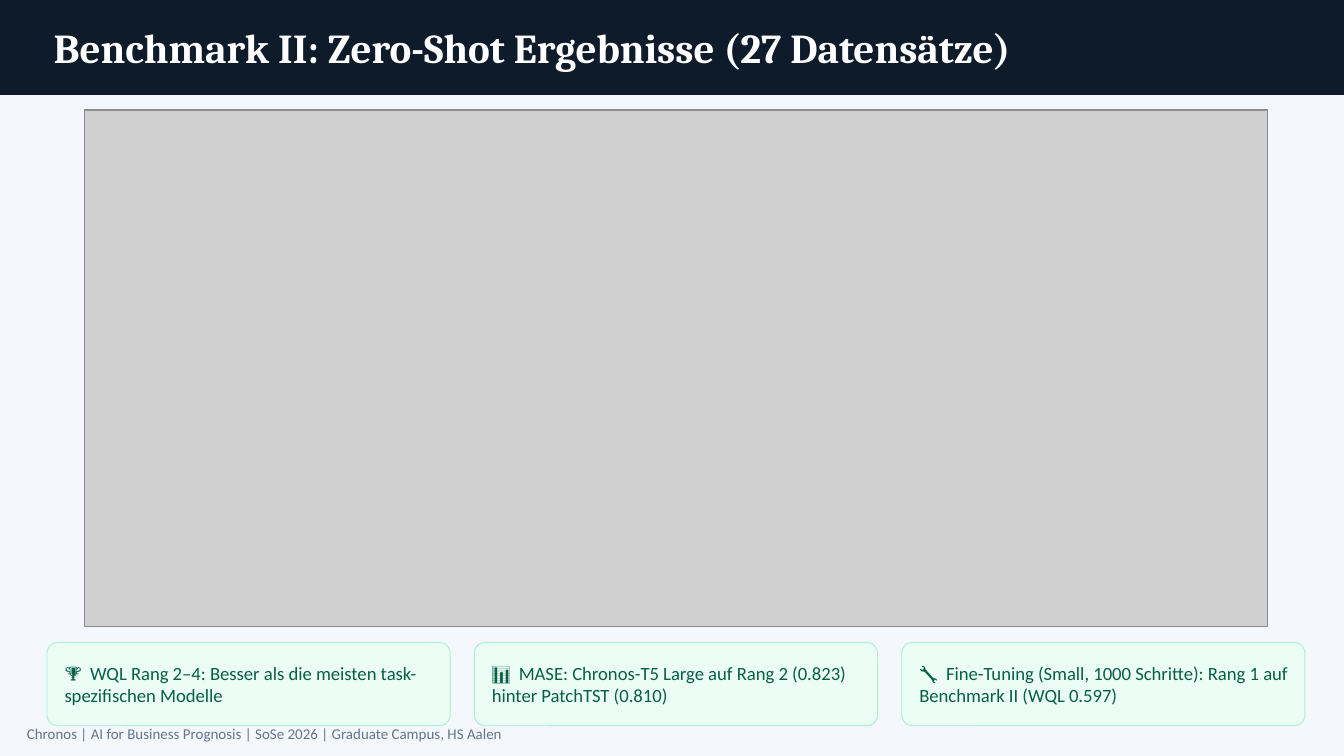
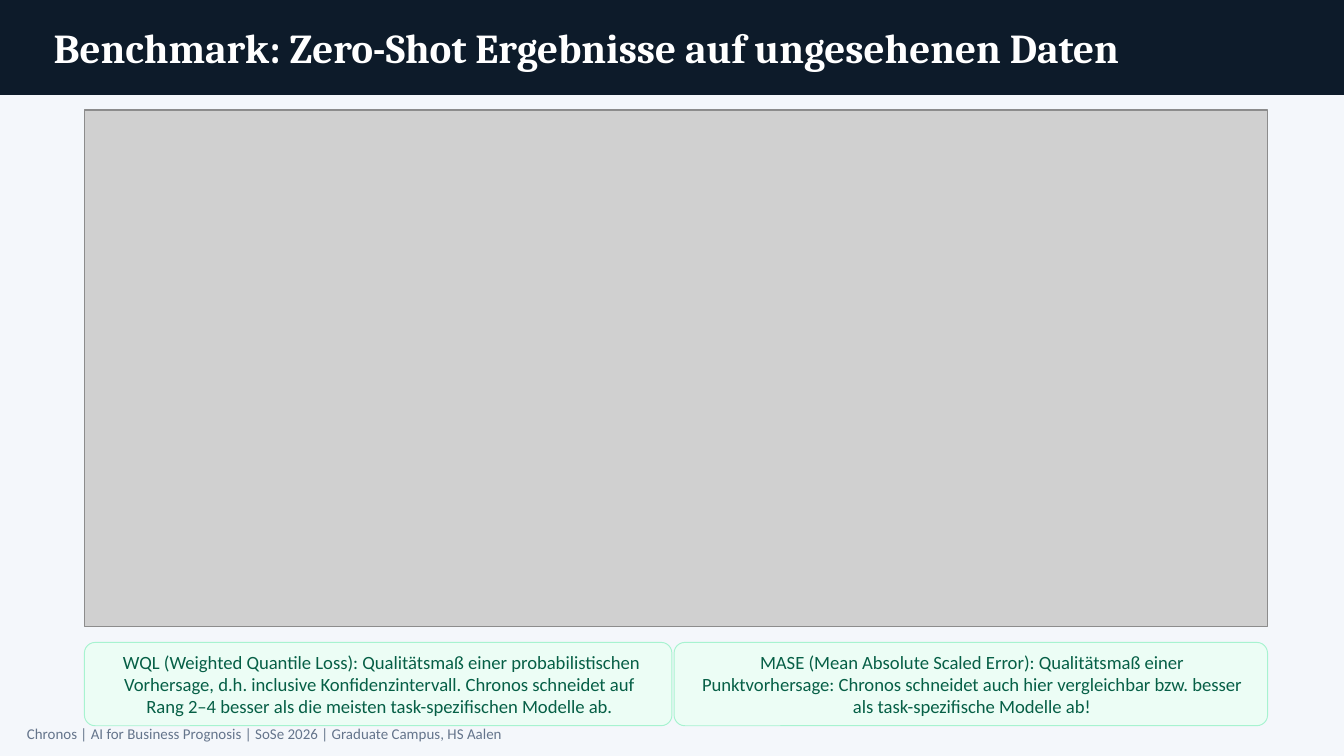
Before and after one commit to KaiSteffen/Business-Prognosis, a slide deck: slide 15 of chronos/presentation/Chronos_Praesentation.pptx (slide 20 before the commit). Drawn at 1344x756 pixels with LibreOffice and Linux fonts; fonts in the diff are those of the drawing; grey boxes stand for pictures. Boxes give left, top, right and bottom in pixels: in the first picture for what was removed or moved away, otherwise in the second. Text is boxed around its words. In the diff, an @@ line names an element or a change of style, - is before the commit and + after.

```diff
--- a/chronos/presentation/Chronos_Praesentation.pptx
+++ b/chronos/presentation/Chronos_Praesentation.pptx
@@ text at (54,34,1119,72): text changed @@
-Benchmark II: Zero-Shot Ergebnisse (27 Datensätze)
+Benchmark: Zero-Shot Ergebnisse auf ungesehenen Daten
@@ rounded rectangle: place and size @@
-rounded rectangle at (47,642,450,726)
+rounded rectangle at (85,642,672,726)
@@ text at (123,655,639,716): text changed @@
-🏆 WQL Rang 2–4: Besser als die meisten task-spezifischen Modelle
+WQL (Weighted Quantile Loss): Qualitätsmaß einer probabilistischen Vorhersage, d.h. inclusive Konfidenzintervall. Chronos schneidet auf Rang 2–4 besser als die meisten task-spezifischen Modelle ab.
@@ rounded rectangle: place and size @@
-rounded rectangle at (474,642,878,726)
+rounded rectangle at (675,642,1269,726)
@@ text at (702,655,1241,716): text changed @@
-📊 MASE: Chronos-T5 Large auf Rang 2 (0.823) hinter PatchTST (0.810)
+MASE (Mean Absolute Scaled Error): Qualitätsmaß einer Punktvorhersage: Chronos schneidet auch hier vergleichbar bzw. besser als task-spezifische Modelle ab!
@@ rounded rectangle removed at (902,642,1305,726) @@
@@ text removed at (919,666,1287,705) @@
-🔧 Fine-Tuning (Small, 1000 Schritte): Rang 1 auf Benchmark II (WQL 0.597)
```
Also in this commit, not shown: 14 other slides changed, 12 slides added, 24 slides removed.
